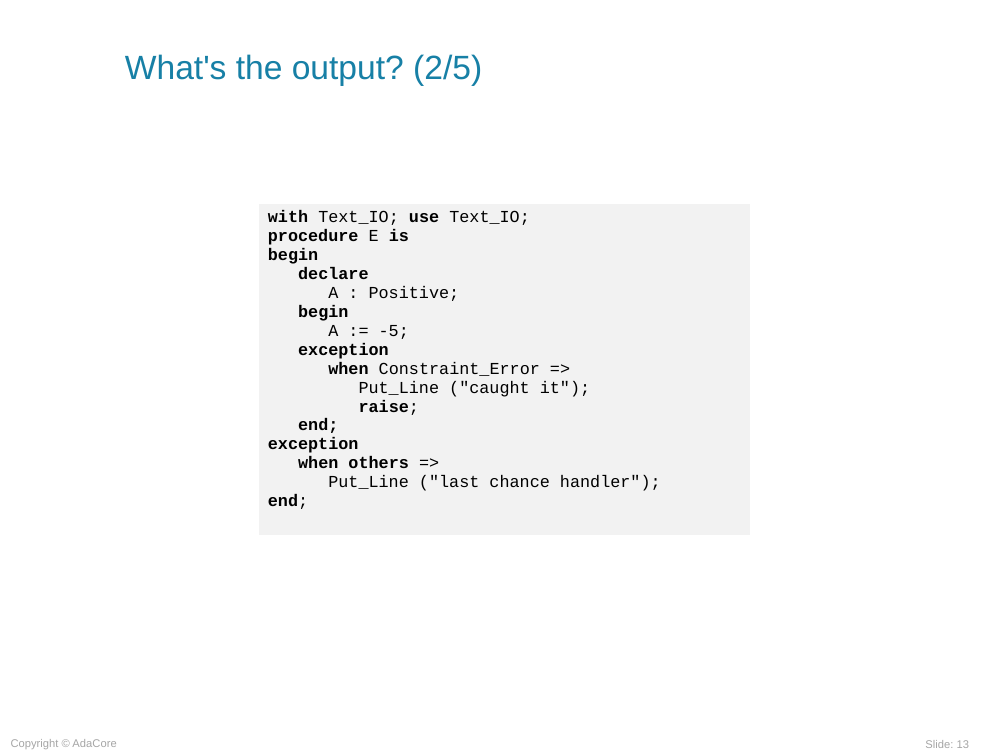
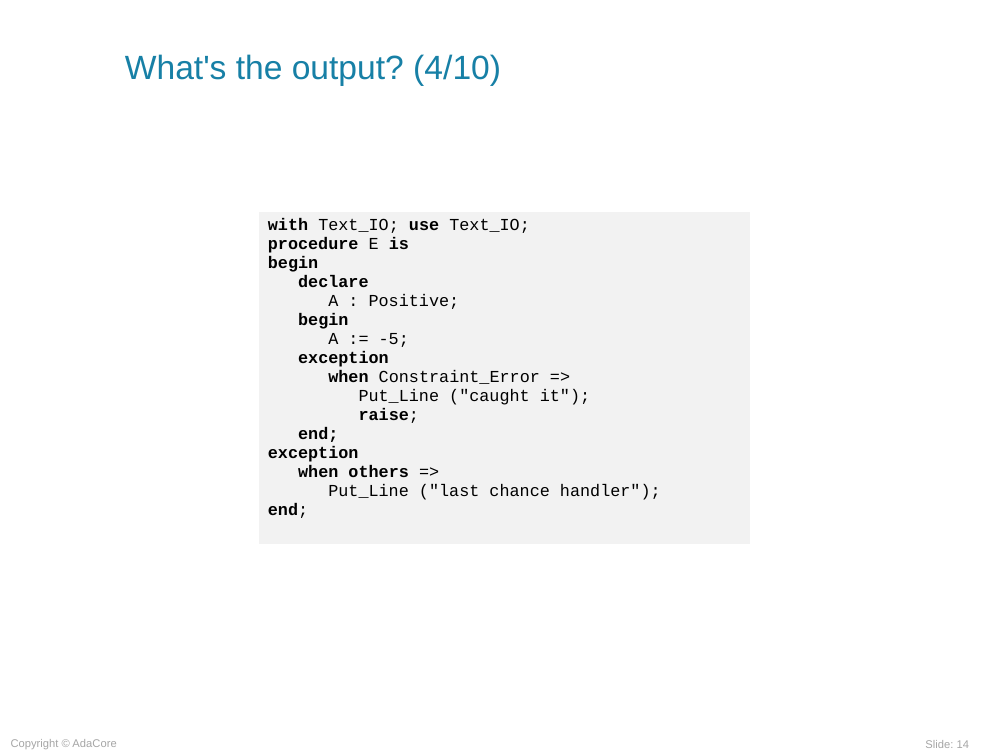
Before and after one commit to AdaCoreU/Courses, a slide deck: slide 14 of lectures/03_Programming_in_the_Large/01_Exceptions/Exceptions.ppt (slide 13 before the commit). Drawn at 1008x756 pixels with LibreOffice and Linux fonts; fonts in the diff are those of the drawing; background and template pictures are left out. Boxes give left, top, right and bottom in pixels: in the first picture for what was removed or moved away, otherwise in the second. Text is boxed around its words. In the diff, an @@ line names an element or a change of style, - is before the commit and + after.

```diff
--- a/lectures/03_Programming_in_the_Large/01_Exceptions/Exceptions.ppt
+++ b/lectures/03_Programming_in_the_Large/01_Exceptions/Exceptions.ppt
@@ title at [125,54,501,86]: text changed @@
-What's the output? (2/5)
+What's the output? (4/10)
@@ table: place and size @@
-table at [258,204,750,536]
+table at [258,212,750,544]
@@ page number at [925,740,969,748]: text changed @@
-Slide: 13
+Slide: 14
```
Also in this commit, not shown: 5 other slides changed, 7 slides added, 11 slides removed.
